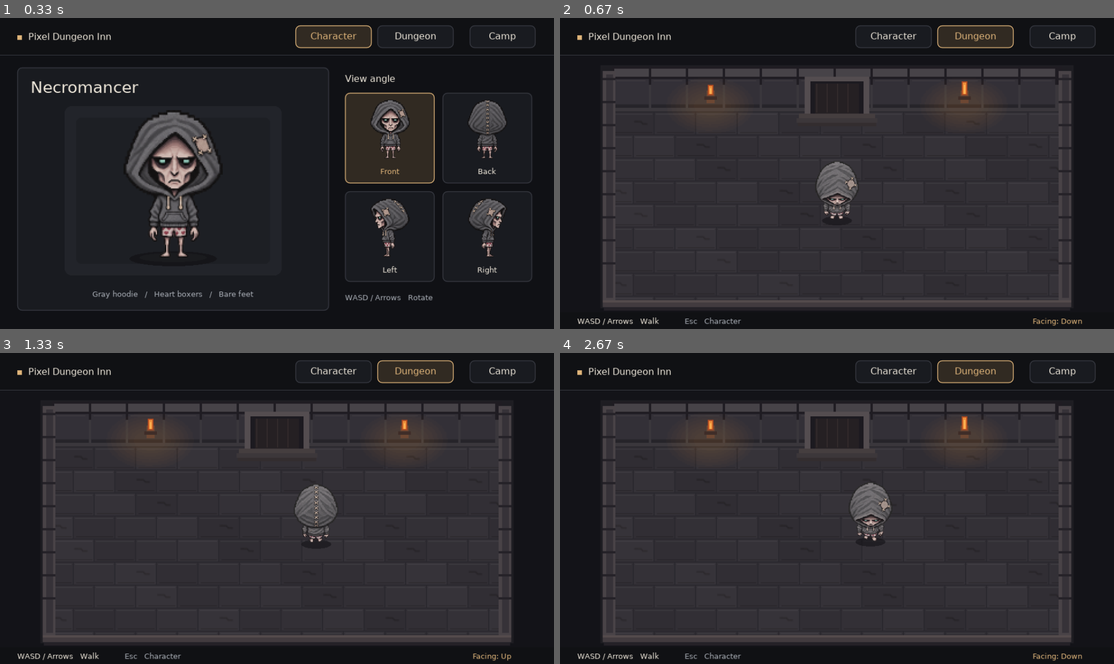
Above: before the commit, frames 1-4 (two rows, left to right).
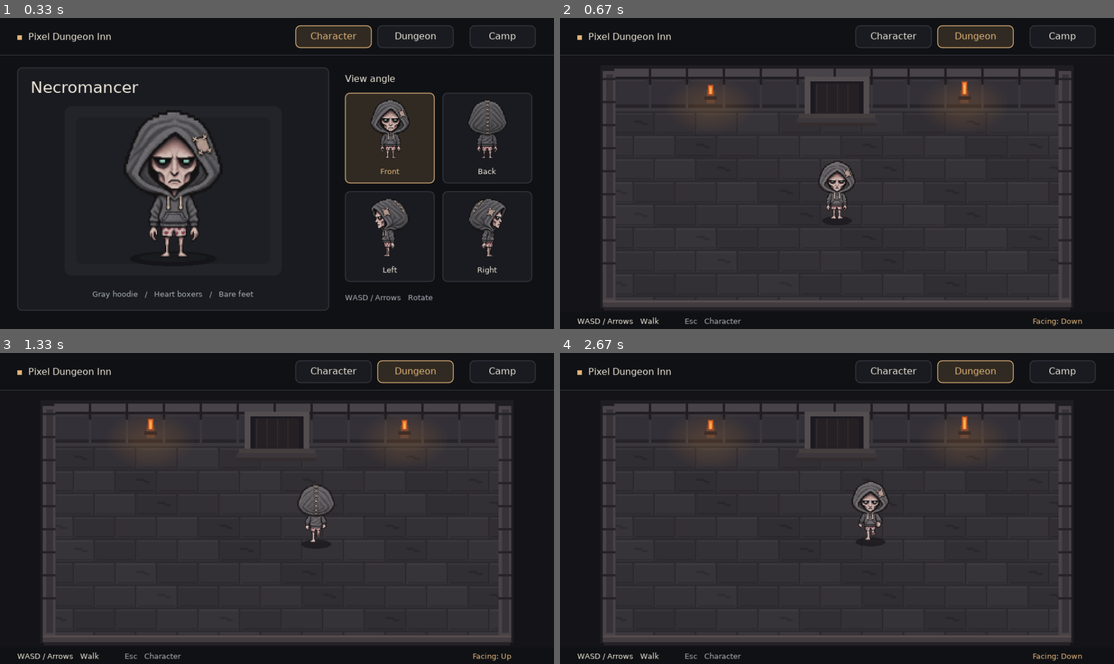
Above: after the commit, the same moments.

Repository: ohbahn85-cyber/pixel-dungeon-inn
Game: LÖVE game, started from game/main.lua
The game is run twice, just before and just after one commit, with the same random seed, the same clock (stepped at 60 frames per second) and the same inputs.
Inputs:
- Up to frame 1 (0.33 s): no input
- Up to frame 2 (0.67 s): tap Enter at 0.33 s
- Up to frame 3 (1.33 s): hold Right 0.67-1.13 s; hold Up from 1.17 s (still down)
- Up to frame 4 (2.67 s): release Up at 1.47 s; hold Right 1.5-1.97 s; hold Left 2-2.53 s; hold Down from 2.57 s (still down)

Frame 1 is identical in both runs. In frame 2, 0.7% of the frame differs, in the area x 46-54%, y 46-65%; in frame 3, 0.5%; in frame 4, 0.7%, in the area x 52-60%, y 41-61%.

Commit message:
Draw a shallow-angle four-direction walk cycle

Diff:
--- a/game/starter_character.lua
+++ b/game/starter_character.lua
@@ -10,85 +10,18 @@
 local width, height = 120, 144
 local originX, originY = 60, 134
 local artScale = 0.4
-local walkFrames = 8
+local walkFrames, distancePerFrame = 4, 10
 local image
-local portraits, standing, walking = {}, {}, {}
-
-local columns = { 0, 20, 30, 38, 44, 50, 56, 60, 64, 70, 76, 82, 90, 100, width }
-local rows = { 0, 100, 104, 109, 114, 118, 122, 126, 130, 134, height }
-
-local function ramp(value, start, stop)
-    return math.max(0, math.min(1, (value - start) / (stop - start)))
-end
-
-local function limbOffset(direction, x, y, stride, lift)
-    if direction == "left" or direction == "right" then
-        local facing = direction == "right" and 1 or -1
-        local forward = (x - originX) * facing
-        local nearFoot = ramp(y, 119, 130)
-        local farFoot = ramp(y, 110, 117) * (1 - ramp(y, 121, 126)) * ramp(forward, 4, 15)
-        local arm = ramp(y, 101, 117) * (1 - ramp(y, 121, 129)) * (1 - ramp(forward, 1, 9))
-        local dx = facing * (6 * nearFoot - 6 * farFoot - 3 * arm) * stride
-        local dy = -2.4 * (nearFoot * math.max(0, lift) + farFoot * math.max(0, -lift))
-        return dx, dy
-    end
-
-    local side = ramp(x, 48, 72) * 2 - 1
-    local feet = ramp(y, 117, 131)
-    local arms = ramp(y, 101, 116) * (1 - ramp(y, 121, 126)) * ramp(math.abs(x - originX), 14, 28)
-    local forward = direction == "down" and 1 or -1
-    local dy = forward * side * stride * (5 * feet - 3 * arms)
-    return 0, dy - 2 * feet * math.max(0, side * lift)
-end
-
-local function walkPose(direction, frame, cellX, imageWidth, imageHeight)
-    local phase = (frame - 1) * 2 * math.pi / walkFrames
-    local stride, lift = math.cos(phase), math.sin(phase)
-    local bob = math.cos(2 * phase)
-    local vertices, indices = {}, {}
-
-    -- The hood and face share one rigid region above the shoulder line.
-    -- Only the grid below it articulates the original arms and feet.
-    for _, y in ipairs(rows) do
-        for _, x in ipairs(columns) do
-            local dx, dy = limbOffset(direction, x, y, stride, lift)
-            vertices[#vertices + 1] = {
-                x + dx, y + dy + bob,
-                (cellX + x) / imageWidth, (height + y) / imageHeight,
-            }
-        end
-    end
-
-    for row = 1, #rows - 1 do
-        for col = 1, #columns - 1 do
-            local a = (row - 1) * #columns + col
-            local b, c = a + 1, a + #columns
-            local d = c + 1
-            indices[#indices + 1] = a
-            indices[#indices + 1] = b
-            indices[#indices + 1] = c
-            indices[#indices + 1] = b
-            indices[#indices + 1] = d
-            indices[#indices + 1] = c
-        end
-    end
-
-    local mesh = love.graphics.newMesh(vertices, "triangles", "static")
-    mesh:setVertexMap(indices)
-    mesh:setTexture(image)
-    return mesh
-end
+local portraits, walking = {}, {}
 
 function Starter.load()
     image = love.graphics.newImage("assets/starter_character.png")
     local imageWidth, imageHeight = image:getDimensions()
     for i, direction in ipairs(directions) do
-        local cellX = (i - 1) * width
-        portraits[direction] = love.graphics.newQuad(cellX, 0, width, height, imageWidth, imageHeight)
-        standing[direction] = love.graphics.newQuad(cellX, height, width, height, imageWidth, imageHeight)
+        portraits[direction] = love.graphics.newQuad((i - 1) * width, 0, width, height, imageWidth, imageHeight)
         walking[direction] = {}
-        for frame = 1, walkFrames do
-            walking[direction][frame] = walkPose(direction, frame, cellX, imageWidth, imageHeight)
+        for frame = 0, walkFrames do
+            walking[direction][frame] = love.graphics.newQuad(frame * width, i * height, width, height, imageWidth, imageHeight)
         end
     end
 end
@@ -116,7 +49,7 @@
 end
 
 function Starter.walkFrame(distance)
-    return math.floor(distance / 4.5) % walkFrames + 1
+    return math.floor(distance / distancePerFrame) % walkFrames + 1
 end
 
 function Starter.drawPortrait(direction, x, y, scale)
@@ -126,11 +59,7 @@
 
 function Starter.drawWalk(direction, frame, x, y, scale)
     scale = scale * artScale
-    if frame == 0 then
-        love.graphics.draw(image, standing[direction], x, y, 0, scale, scale, originX, originY)
-    else
-        love.graphics.draw(walking[direction][frame], x, y, 0, scale, scale, originX, originY)
-    end
+    love.graphics.draw(image, walking[direction][frame], x, y, 0, scale, scale, originX, originY)
 end
 
 return Starter
Binary file changed: game/assets/starter_character.png
